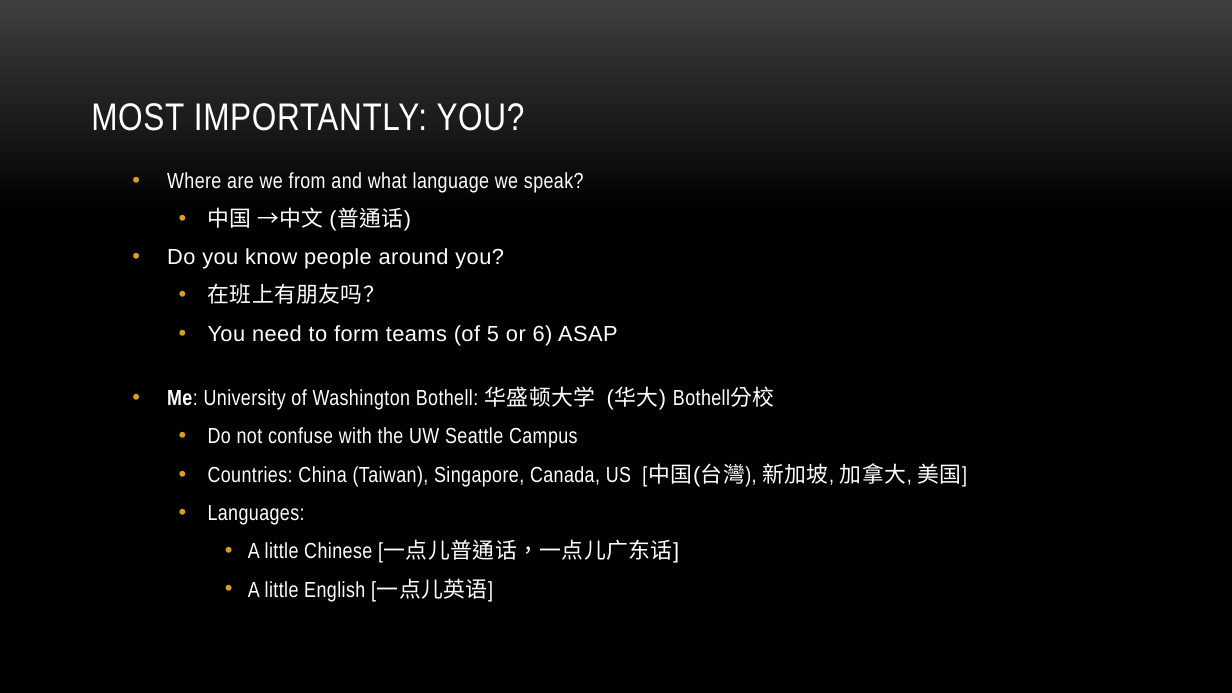
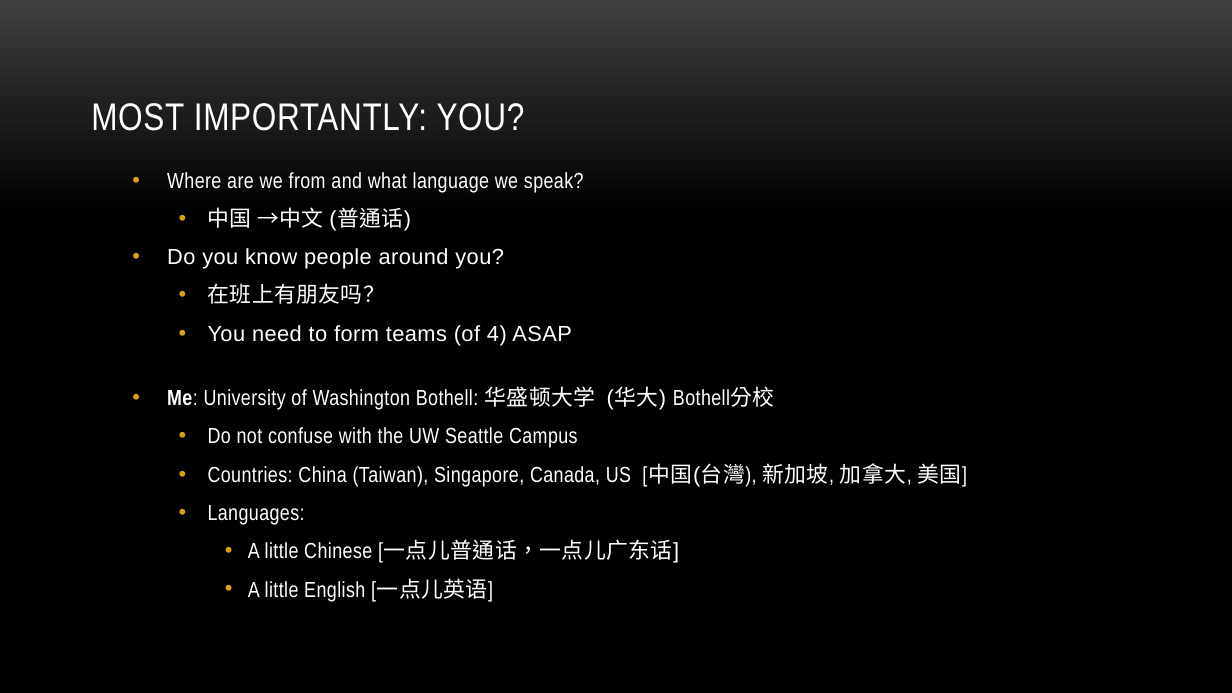
Before and after one commit to myuwbclasses/IntroGameDev-XJTU, a slide deck: slide 2 of PPT/Intro.pptx. Drawn at 1232x693 pixels with LibreOffice and Linux fonts; fonts in the diff are those of the drawing; background and template pictures are left out. Boxes give left, top, right and bottom in pixels: in the first picture for what was removed or moved away, otherwise in the second. Text is boxed around its words. In the diff, an @@ line names an element or a change of style, - is before the commit and + after.

```diff
--- a/PPT/Intro.pptx
+++ b/PPT/Intro.pptx
@@ text at box(208, 325, 571, 345): text changed @@
-  • You need to form teams (of 5 or 6) ASAP
+  • You need to form teams (of 4) ASAP
```
Also in this commit, not shown: 10 other slides changed, 9 other files.
